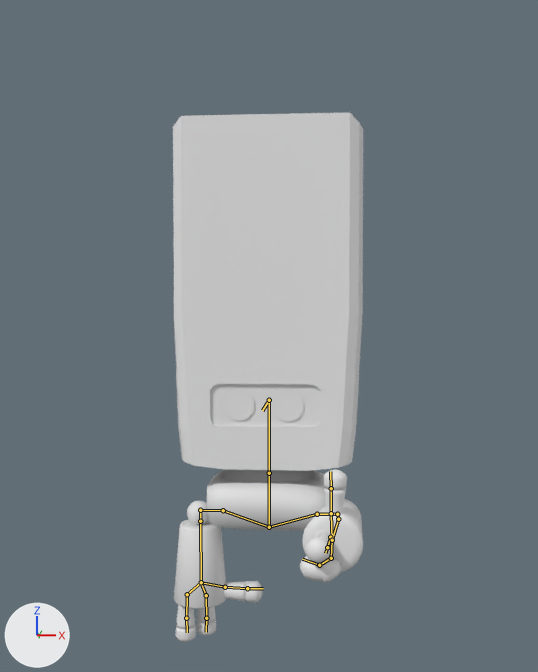
Before and after pictures for a commit that changed the Blender file art/blender_files/Characters/Boxy_BrainBot-rigged.blend.
Camera for both pictures: a camera (50 mm lens) standing at (1.23, -16.07, 3.39) and looking at (0.0, 0.14, 2.69). The axes (+X, +Y, +Z) are drawn at lower left. The lights are the same throughout. Both versions are drawn at the pose saved in each file; the numbers are the values there. The bones that bend it are drawn over the model as lines. Materials are left out; every surface is plain grey.
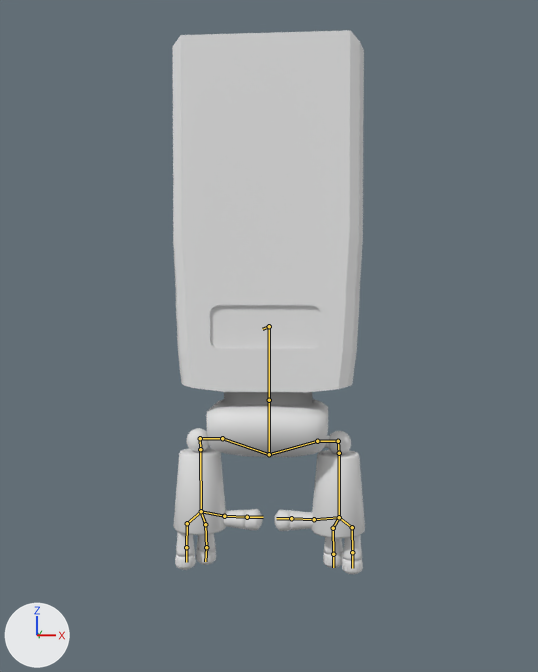
Pixel boxes (x1, y1, x2, y2) of what changed, in the pictures (538 x 672 px):
```json
{"object": "Cube.001", "change": "posed", "before": [173, 112, 363, 471], "after": [173, 30, 364, 392]}
{"object": "Cube.002", "change": "posed", "before": [207, 469, 326, 531], "after": [207, 392, 328, 457]}
{"object": "Cube.003", "change": "posed", "before": [174, 515, 263, 642], "after": [173, 440, 263, 570]}
{"object": "Cube", "change": "posed", "before": [300, 469, 363, 583], "after": [275, 436, 365, 574], "on screen": "42% wider, 21% taller"}
{"object": "Circle.001", "change": "no longer drawn", "before": [273, 391, 304, 422]}
{"object": "Circle", "change": "no longer drawn", "before": [225, 391, 255, 421]}
{"bone": "Bone.009", "before": "(337, 514) to (338, 519)", "after": "(338, 441) to (339, 453)"}
{"bone": "Bone.010", "before": "(338, 519) to (332, 540)", "after": "(339, 453) to (339, 517)"}
{"bone": "Bone.027", "before": "(331, 558) to (319, 565)", "after": "(352, 527) to (352, 552)"}
{"bone": "Bone.028", "before": "(319, 565) to (302, 559)", "after": "(352, 552) to (352, 568)"}
```

The change, as JSON lines over the scene's bpy script:
```json
{"block": "bone_rig_object", "where": "bone_rig_object = bpy.data.objects['Armature']  # the whole rig 'Armature'"}
{"op": "set", "path": "bone_rig_object.location", "old": "(0.01, 0.03, -1.51)", "new": "(0.01, 0.03, 0.09)"}
{"block": "bone_bone_009", "where": "bone_bone_009 = bpy.data.objects['Armature'].pose.bones['Bone.009']  # child of 'Bone.008'"}
{"op": "set", "path": "bone_bone_009.rotation_quaternion", "old": "(0.745, 0.0, -0.046, -0.665)", "new": "(1.0, 0.0, 0.0, 0.0)", "note": "degrees (4, -4, -84) -> degrees (0, 0, 0)"}
{"block": "bone_bone_010", "where": "bone_bone_010 = bpy.data.objects['Armature'].pose.bones['Bone.010']  # child of 'Bone.009'"}
{"op": "set", "path": "bone_bone_010.rotation_quaternion", "old": "(0.714, -0.078, -0.696, 0.004)", "new": "(1.0, 0.0, 0.0, 0.0)", "note": "degrees (-81, -83, 75) -> degrees (0, 0, 0)"}
{"block": "bone_bone_027", "where": "bone_bone_027 = bpy.data.objects['Armature'].pose.bones['Bone.027']  # child of 'Bone.026'"}
{"op": "set", "path": "bone_bone_027.rotation_quaternion", "old": "(0.834, 0.046, -0.53, 0.15)", "new": "(1.0, 0.0, 0.0, 0.0)", "note": "degrees (-11, -64, 27) -> degrees (0, 0, 0)"}
{"block": "bone_bone_028", "where": "bone_bone_028 = bpy.data.objects['Armature'].pose.bones['Bone.028']  # child of 'Bone.027'"}
{"op": "set", "path": "bone_bone_028.rotation_quaternion", "old": "(0.558, 0.0, -0.413, -0.719)", "new": "(1.0, 0.0, 0.0, 0.0)", "note": "degrees (42, -27, -115) -> degrees (0, 0, 0)"}
```
